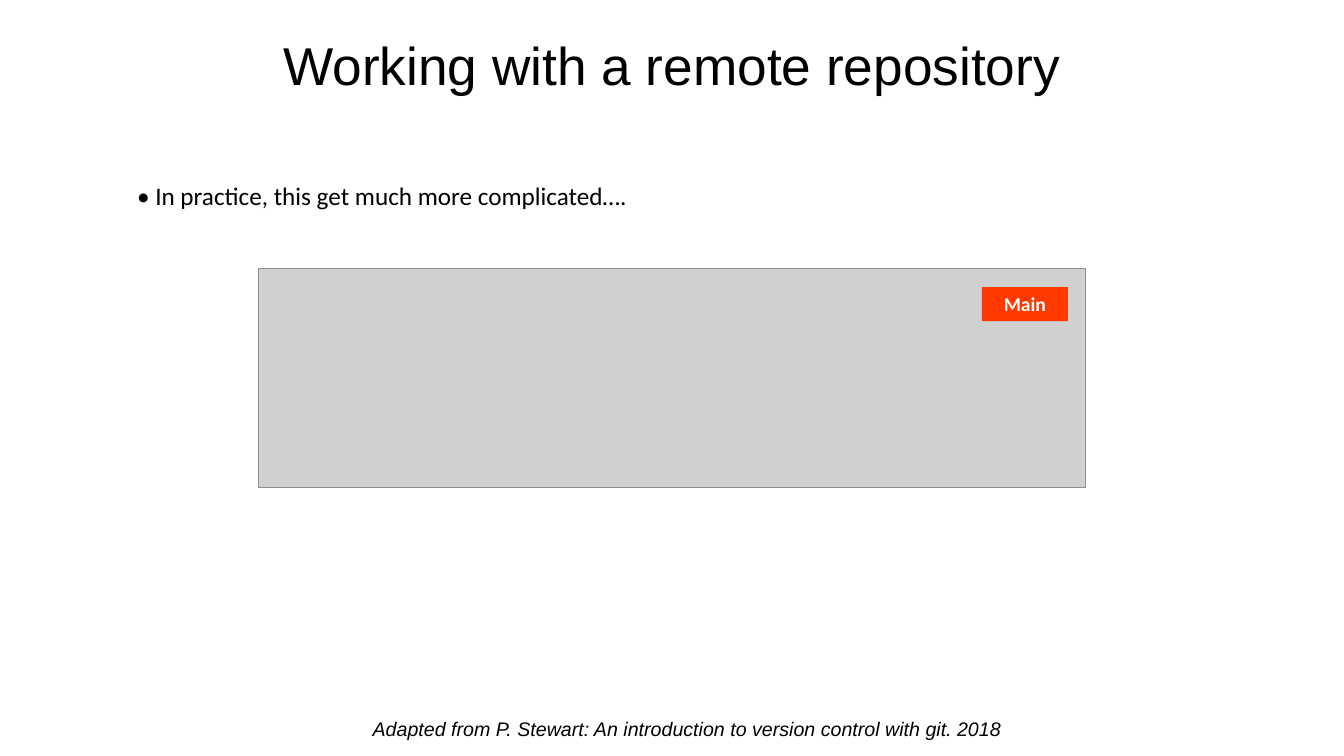
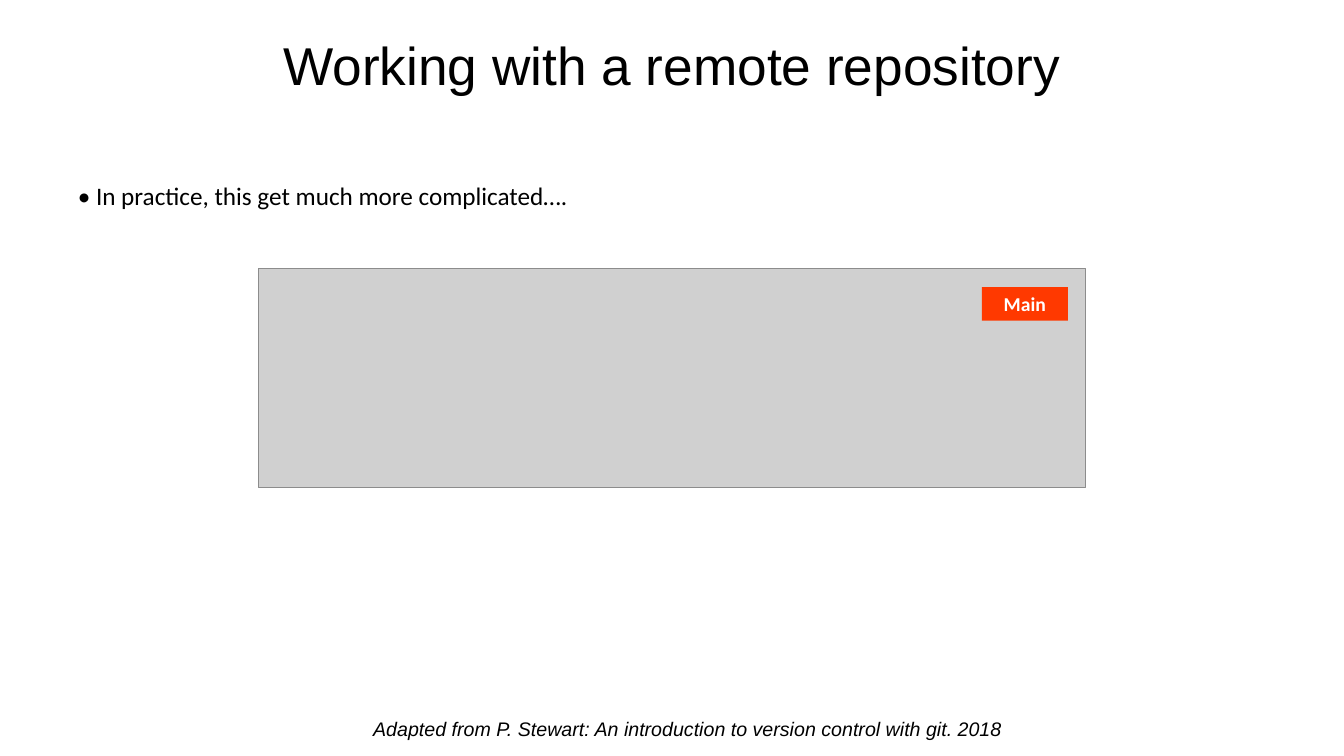
Before and after one commit to 10adavis/Git_Training, a slide deck: slide 18 of Presentations/An_Intro_to_Git.pptx. Drawn at 1344x756 pixels with LibreOffice and Linux fonts; fonts in the diff are those of the drawing; grey boxes stand for pictures. Boxes give left, top, right and bottom in pixels: in the first picture for what was removed or moved away, otherwise in the second. Text is boxed around its words. In the diff, an @@ line names an element or a change of style, - is before the commit and + after.

```diff
--- a/Presentations/An_Intro_to_Git.pptx
+++ b/Presentations/An_Intro_to_Git.pptx
@@ text "• In practice, this get ...": place and size @@
-text "• In practice, this get ..." at [155, 187, 627, 210]
+text "• In practice, this get ..." at [96, 187, 568, 210]
```
Also in this commit, not shown: 5 other slides changed.
